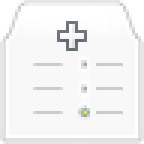
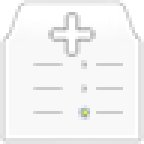
Layered file, before and after one edit (144 x 144). Changes by layer:
painted on "+" over [48, 12, 96, 57]
painted on "Layer 2" over [78, 57, 90, 120]
